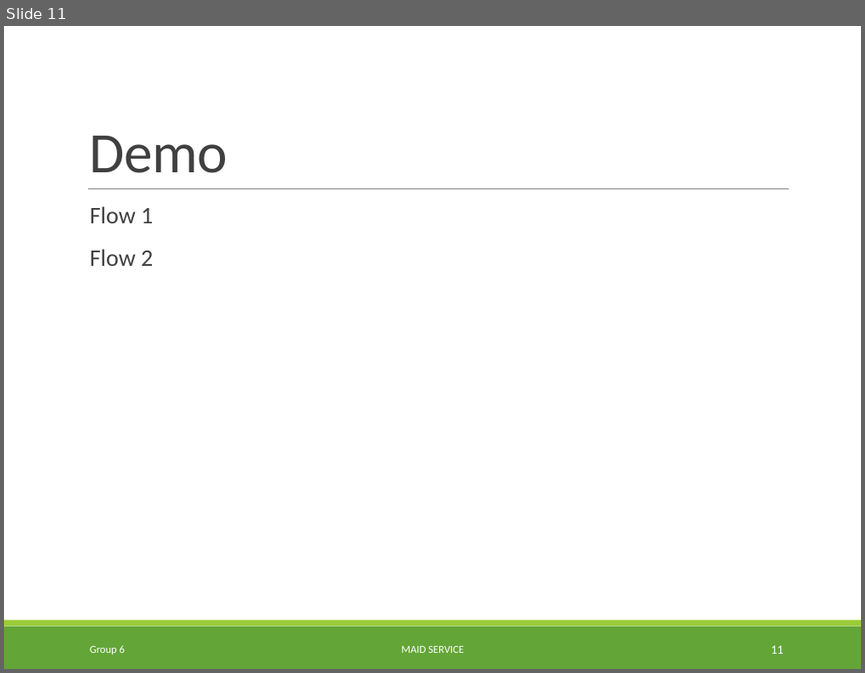
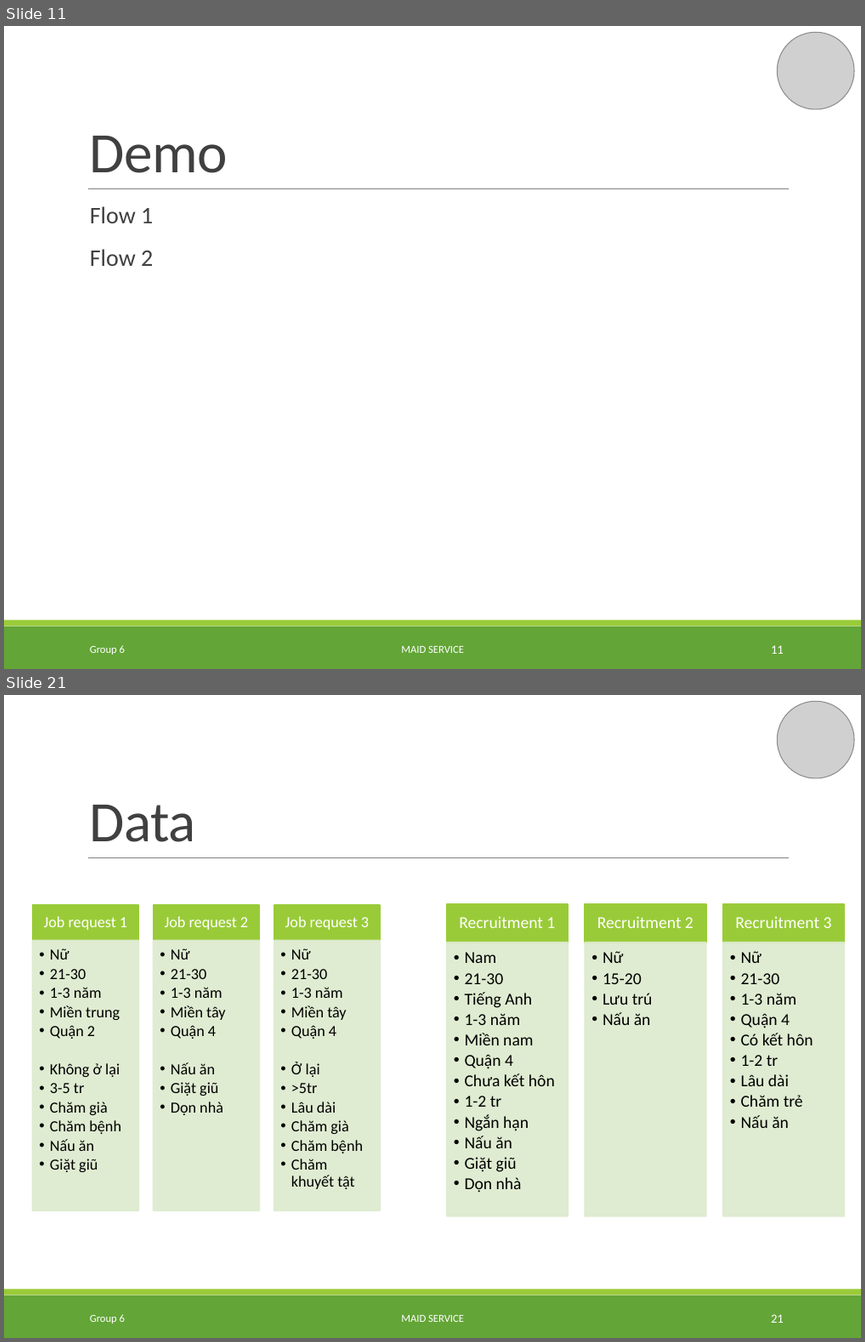
Before and after one commit to TuanBT/ms-website, a slide deck: Presentation/MS_Slide.pptx. Shown one above the other, each under a label of ours: slide 11 before the commit, slides 11 and 21 after it; the slides between them are not shown. The pictures are 865x673 and 865x1342 pixels, drawn with LibreOffice and Linux fonts; fonts in the diff are those of the drawing; grey boxes stand for pictures; background and template pictures are left out. Boxes give left, top, right and bottom in pixels: in the first picture for what was removed or moved away, otherwise in the second. Text is boxed around its words. In the diff, an @@ line names an element or a change of style, - is before the commit and + after.

```diff
--- a/Presentation/MS_Slide.pptx
+++ b/Presentation/MS_Slide.pptx
@@ slide 21 added at box(4, 695, 861, 1338), background #FFFFFF; not listed: 3 template elements that a slide beside it also shows @@
@@ picture added at box(777, 701, 854, 778) @@
@@ title added at box(90, 805, 196, 842), 48 pt, text #404040 @@
+Data
@@ group added at box(32, 905, 381, 1210): 6 rectangles, 6 texts @@
+Job request 1
+  •• Nữ
+  •• 21-30
+  •• 1-3 năm
+  •• Miền trung
+  •• Quận 2
+  •• Không ở lại
+  •• 3-5 tr
+  •• Chăm già
+  •• Chăm bệnh
+  •• Nấu ăn
+  •• Giặt giũ
+Job request 2
+  •• Nữ
+  •• 21-30
+  •• 1-3 năm
+  •• Miền tây
+  •• Quận 4
+  •• Nấu ăn
+  •• Giặt giũ
+  •• Dọn nhà
+Job request 3
+  •• Nữ
+  •• 21-30
+  •• 1-3 năm
+  •• Miền tây
+  •• Quận 4
+  •• Ở lại
+  •• >5tr
+  •• Lâu dài
+  •• Chăm già
+  •• Chăm bệnh
+  •• Chăm khuyết tật
@@ group added at box(447, 904, 844, 1215): 6 rectangles, 6 texts @@
+Recruitment 1
+  •• Nam
+  •• 21-30
+  •• Tiếng Anh
+  •• 1-3 năm
+  •• Miền nam
+  •• Quận 4
+  •• Chưa kết hôn
+  •• 1-2 tr
+  •• Ngắn hạn
+  •• Nấu ăn
+  •• Giặt giũ
+  •• Dọn nhà
+Recruitment 2
+  •• Nữ
+  •• 15-20
+  •• Lưu trú
+  •• Nấu ăn
+Recruitment 3
+  •• Nữ
+  •• 21-30
+  •• 1-3 năm
+  •• Quận 4
+  •• Có kết hôn
+  •• 1-2 tr
+  •• Lâu dài
+  •• Chăm trẻ
+  •• Nấu ăn
@@ text added at box(90, 1314, 125, 1323), 9 pt, text #FFFFFF @@
+Group 6
@@ text added at box(401, 1315, 464, 1321), 9 pt, text #FFFFFF @@
+MAID SERVICE
@@ page number added at box(771, 1314, 783, 1322), 10.5 pt, text #FFFFFF @@
+21
@@ slide 11 changed as well @@
@@ picture added at box(777, 32, 854, 109) @@
```
Also in this commit, not shown: 18 other slides changed, 10 other slides added, 1 slide removed.
